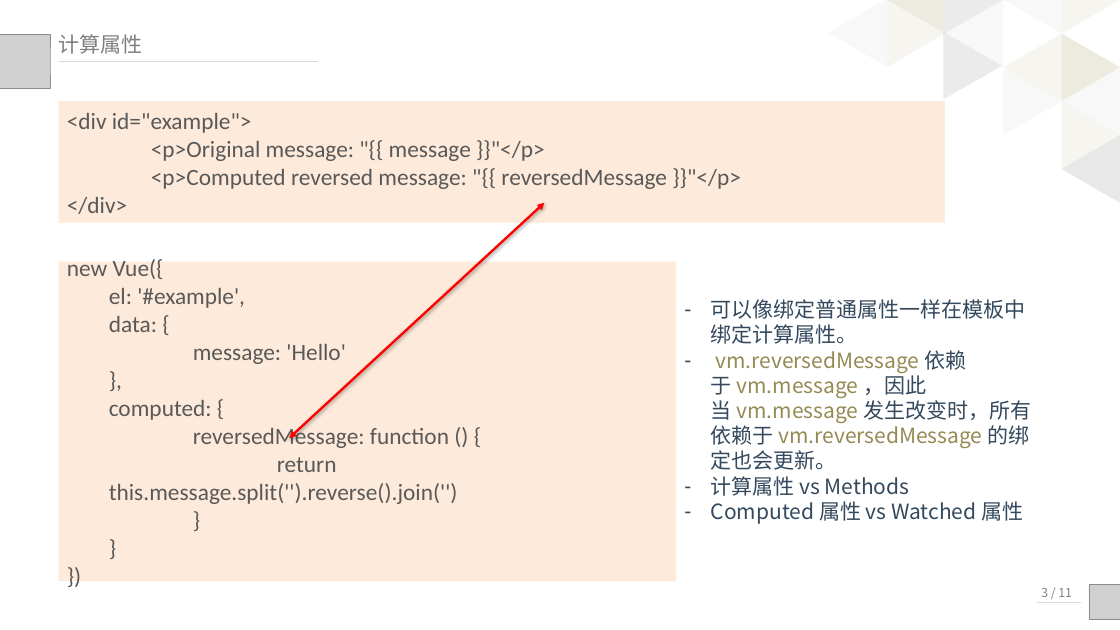
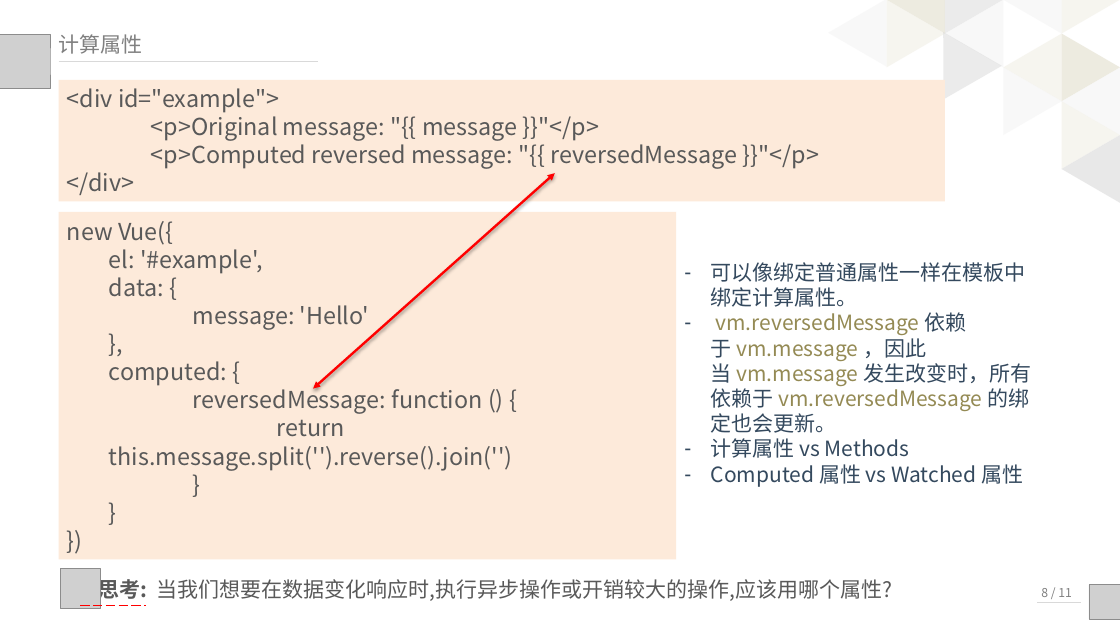
Before and after one commit to palmerye/Vue-Classroom, a slide deck: slide 9 of Presentation/Vue入门.pptx. Drawn at 1120x630 pixels with LibreOffice and Linux fonts; fonts in the diff are those of the drawing; grey boxes stand for pictures. Boxes give left, top, right and bottom in pixels: in the first picture for what was removed or moved away, otherwise in the second. Text is boxed around its words. In the diff, an @@ line names an element or a change of style, - is before the commit and + after.

Commit message:
update ppt

```diff
--- a/Presentation/Vue入门.pptx
+++ b/Presentation/Vue入门.pptx
@@ rectangle "<div id="example">": place and size @@
-rectangle "<div id="example">" at (59, 102, 945, 223)
+rectangle "<div id="example">" at (59, 80, 945, 202)
@@ rectangle "<div id="example">" at (59, 80, 945, 202): font Calibri to Noto Sans CJK SC @@
@@ double arrow moved from (289, 439) - (544, 202) to (313, 389) - (555, 173) @@
@@ rectangle "new Vue({" at (59, 212, 676, 560): font Calibri to Noto Sans CJK SC @@
@@ rectangle "new Vue({": place and size @@
-rectangle "new Vue({" at (59, 261, 676, 581)
+rectangle "new Vue({" at (59, 212, 676, 560)
@@ text "可以像绑定普通属性一样在模板中绑定计算属性。": place and size @@
-text "可以像绑定普通属性一样在模板中绑定计算属性。" at (711, 299, 1031, 524)
+text "可以像绑定普通属性一样在模板中绑定计算属性。" at (711, 262, 1031, 487)
@@ picture added at (60, 569, 101, 609) @@
@@ text added at (99, 576, 893, 602), 18 pt, text #595959 @@
+思考: 当我们想要在数据变化响应时,执行异步操作或开销较大的操作,应该用哪个属性?
@@ line added from (81, 606) to (146, 606), #FF0000 1 pt dashed @@
```
Also in this commit, not shown: 5 other slides changed, 11 slides added, 2 slides removed, 1 other file.
